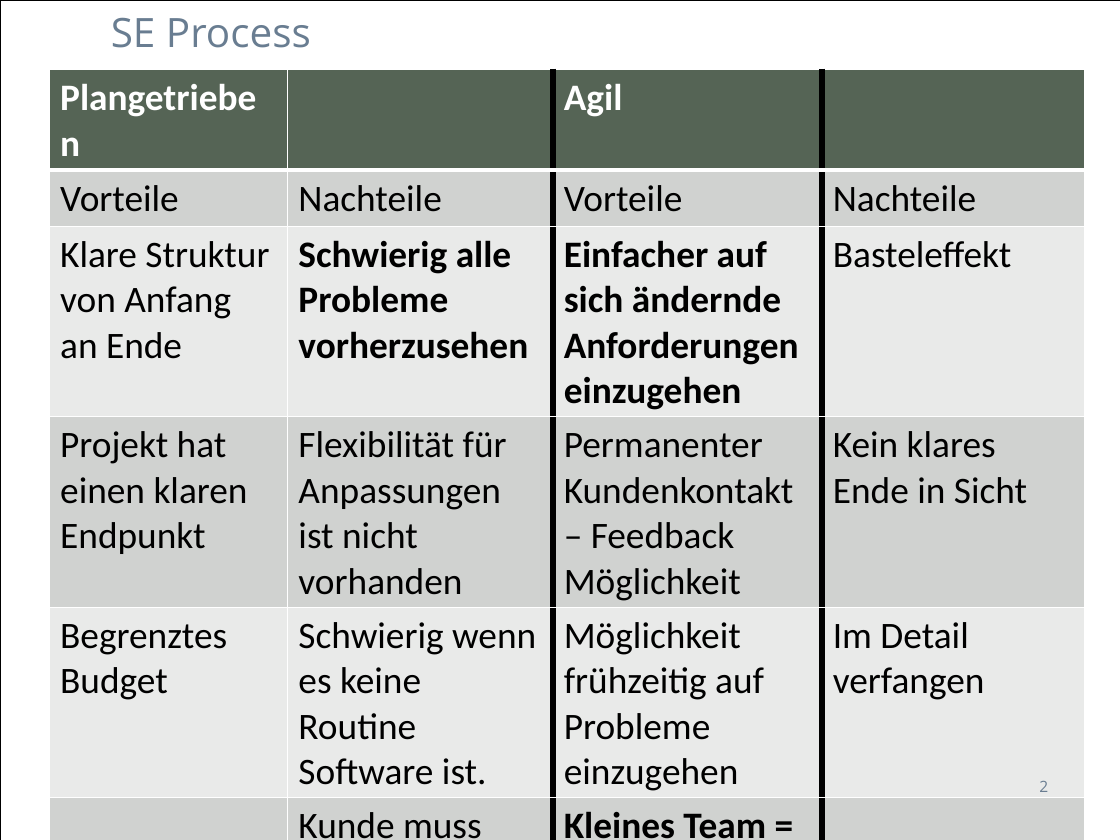
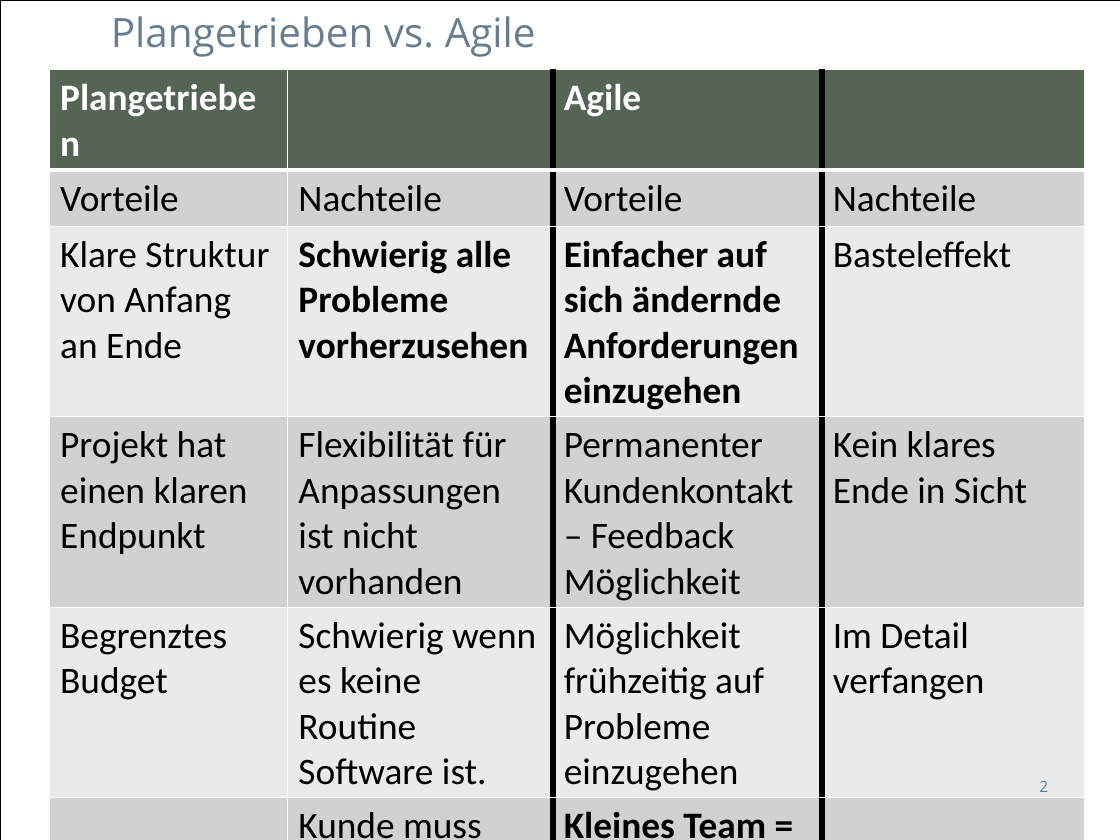
Before and after one commit to zyssm4/ch.bfh.btx8081.w2015.red, a slide deck: slide 2 of doc/Task02/Task02.pptx. Drawn at 1120x840 pixels with LibreOffice and Linux fonts; fonts in the diff are those of the drawing. Boxes give left, top, right and bottom in pixels: in the first picture for what was removed or moved away, otherwise in the second. Text is boxed around its words. In the diff, an @@ line names an element or a change of style, - is before the commit and + after.

```diff
--- a/doc/Task02/Task02.pptx
+++ b/doc/Task02/Task02.pptx
@@ title at [111,16,536,57]: text changed @@
-SE Process
+Plangetrieben vs. Agile
@@ table at [49,69,1085,840] @@
-row 1, column 3: Agil
+row 1, column 3: Agile
```
Also in this commit, not shown: 1 other slide changed, 1 other file.
